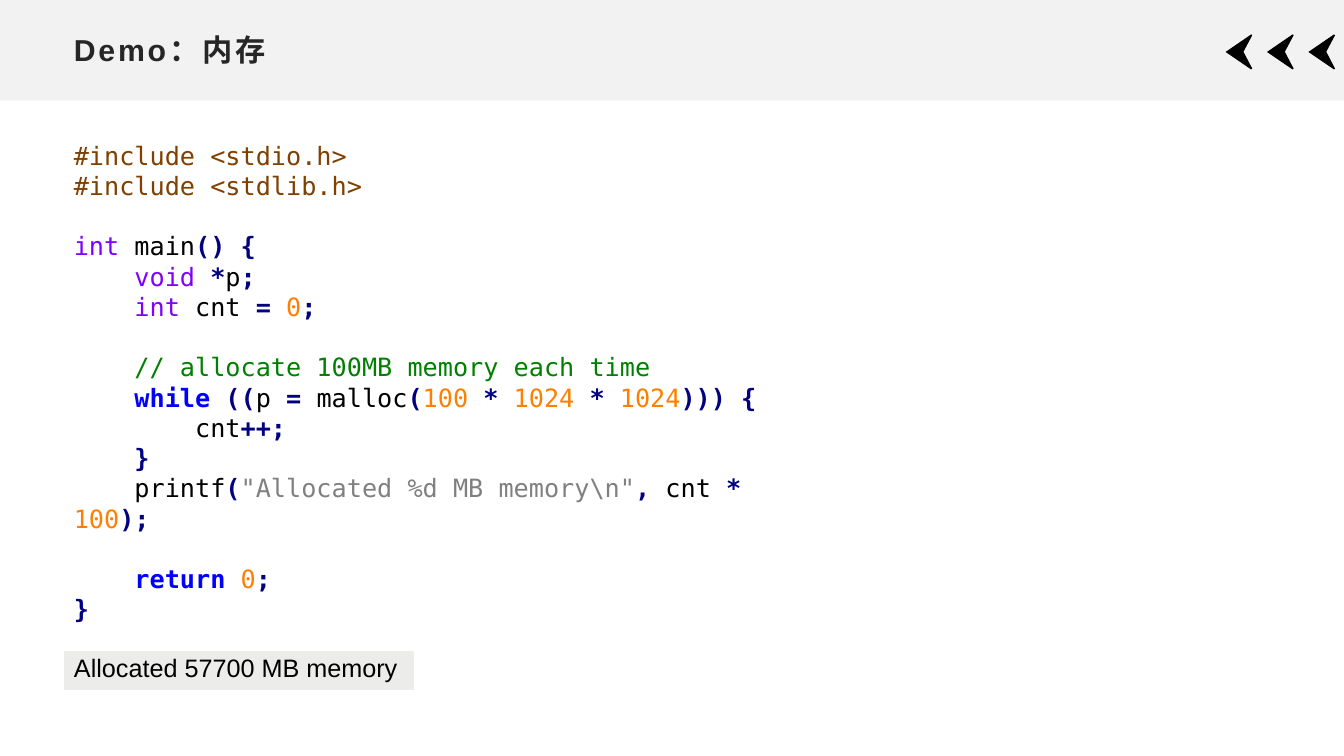
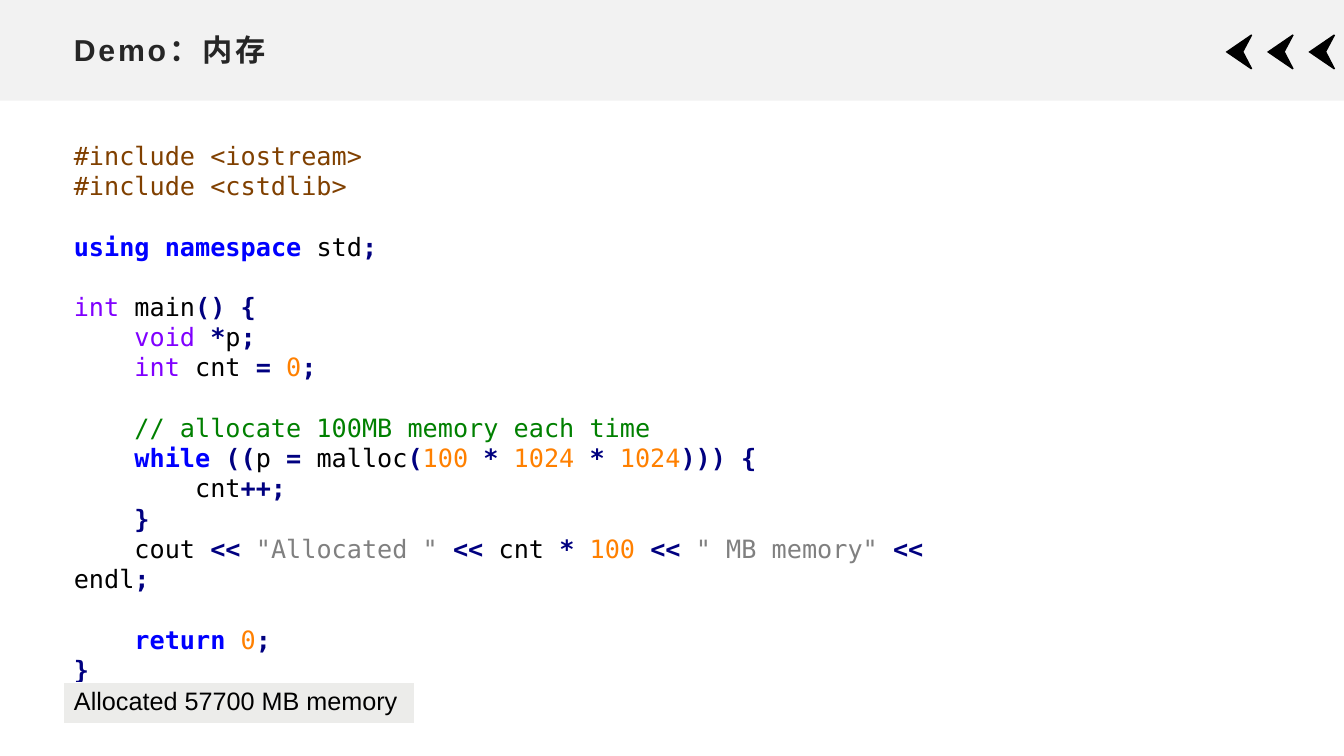
Before and after one commit to xdai02/C_Plus_Plus, a slide deck: slide 33 of slides/Chapter7.pptx (slide 29 before the commit). Drawn at 1344x756 pixels with LibreOffice and Linux fonts; fonts in the diff are those of the drawing. Boxes give left, top, right and bottom in pixels: in the first picture for what was removed or moved away, otherwise in the second. Text is boxed around its words. In the diff, an @@ line names an element or a change of style, - is before the commit and + after.

```diff
--- a/slides/Chapter7.pptx
+++ b/slides/Chapter7.pptx
@@ text at box(74, 145, 378, 262): text changed @@
-#include <stdio.h>
-#include <stdlib.h>
+#include <iostream>
+#include <cstdlib>
+using namespace std;
@@ text at box(74, 539, 878, 592): text changed @@
-printf("Allocated %d MB memory\n", cnt * 100);
+cout << "Allocated " << cnt * 100 << " MB memory" << endl;
@@ table: place and size @@
-table at box(64, 650, 414, 693)
+table at box(64, 683, 414, 725)
```
Also in this commit, not shown: 16 other slides changed, 4 slides added, 2 other files.
